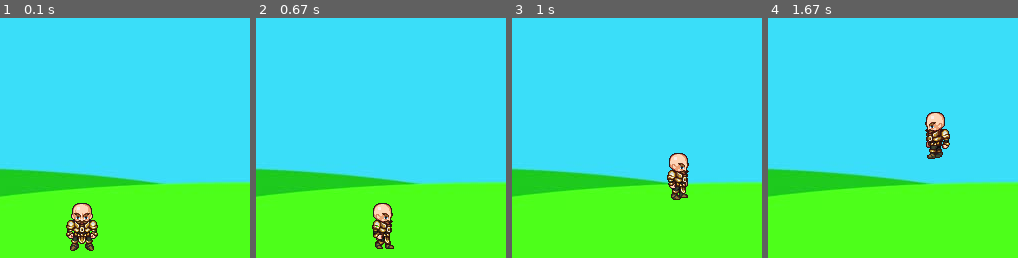
Above: before the commit, frames 1-4 (left to right).
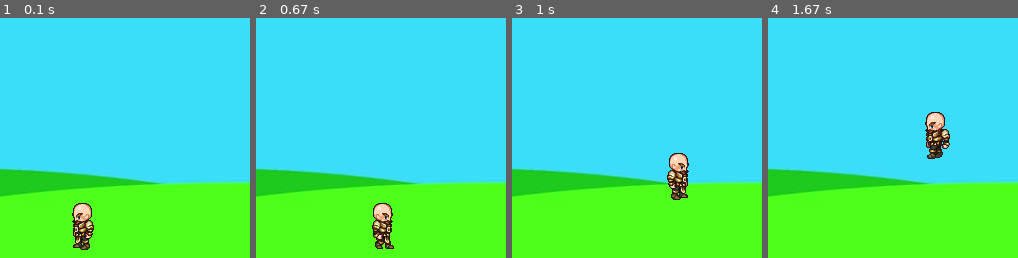
Above: after the commit, the same moments.

Repository: mkennely/learning_pygame
Game: pygame game, started from first_game.py
The game is run twice, just before and just after one commit, with the same random seed, the same clock (stepped at 60 frames per second) and the same inputs.
Inputs:
- Up to frame 1 (0.1 s): no input
- Up to frame 2 (0.67 s): hold Right from 0.33 s (still down)
- Up to frame 3 (1 s): release Right at 0.8 s; hold Right from 0.83 s (still down); tap Space at 0.9 s
- Up to frame 4 (1.67 s): tap Space at 1.2, 1.4 s; release Right at 1.3 s; hold Left from 1.33 s (still down)
The pictures show only the part of the screen within x 50-100%, y 50-100%; the shares and areas given below are measured in that part.

The runs differ from the first frame. In frame 1, 1.5% of the frame differs, in the area x 26-40%, y 77-98%; in frame 2, nothing differs; in frame 3, nothing differs; in frame 4, nothing differs.

Commit message:
Remove neutral stance

Diff:
--- a/first_game.py
+++ b/first_game.py
@@ -25,6 +25,7 @@
         self.is_left = False
         self.is_right = False
         self.steps_taken = 0
+        self.standing = True
 
     def set_left(self):
         self.is_left = True
@@ -42,14 +43,18 @@
         if self.steps_taken + 1 >= 27:
             self.steps_taken = 0
 
-        if self.is_left:
-            window.blit(orient_left[self.steps_taken // 3], (self.x, self.y))
-            self.steps_taken += 1
-        elif self.is_right:
-            window.blit(orient_right[self.steps_taken // 3], (self.x, self.y))
-            self.steps_taken += 1
+        if not self.standing:
+            if self.is_left:
+                window.blit(orient_left[self.steps_taken // 3], (self.x, self.y))
+                self.steps_taken += 1
+            elif self.is_right:
+                window.blit(orient_right[self.steps_taken // 3], (self.x, self.y))
+                self.steps_taken += 1
         else:
-            window.blit(orient_neutral, (self.x, self.y))
+            if self.is_right:
+                window.blit(orient_right[0], (self.x, self.y))
+            else:
+                window.blit(orient_left[0], (self.x, self.y))
 
 
 class Projectile(object):
@@ -116,13 +121,15 @@
     if key_inputs[pg.K_LEFT] and main_character.x > main_character.velocity:
         main_character.x -= main_character.velocity
         main_character.set_left()
+        main_character.standing = False
 
     elif key_inputs[pg.K_RIGHT] and main_character.x < window_width - main_character.width - main_character.velocity:
         main_character.x += main_character.velocity
         main_character.set_right()
+        main_character.standing = False
 
     else:
-        main_character.set_neutral()
+        main_character.standing = True
         main_character.steps_taken = 0
 
     if not main_character.in_jump:
